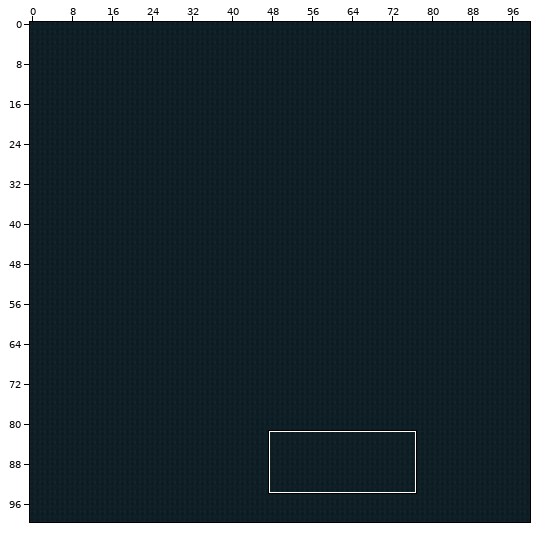
Tiled map (JSON): LostAndDivine.ClientMonoGame/Content/Sectors/3_8.tmj. The picture above shows the old version from afar; the outline marks the close-up.
Close-up. Old version:
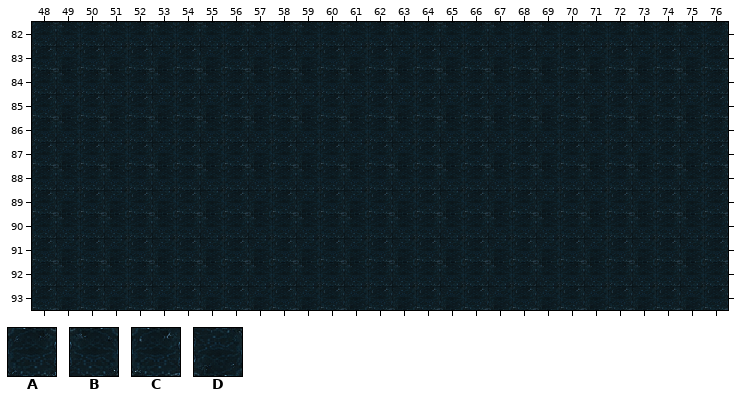
Cells are 64x64 px. Shown: x 48..76, y 82..93. The commit also changed other parts of the map, which this record leaves out.
Key: from "World-Tilemap": A 99, B 100, C 129, D 130.
_ is an empty cell.
Layer "Слой тайлов 1" before, first column x 48:
82 ABABABABABABABABABABABABABABA
83 CDCDCDCDCDCDCDCDCDCDCDCDCDCDC
84 ABABABABABABABABABABABABABABA
85 CDCDCDCDCDCDCDCDCDCDCDCDCDCDC
86 ABABABABABABABABABABABABABABA
87 CDCDCDCDCDCDCDCDCDCDCDCDCDCDC
88 ABABABABABABABABABABABABABABA
89 CDCDCDCDCDCDCDCDCDCDCDCDCDCDC
90 ABABABABABABABABABABABABABABA
91 CDCDCDCDCDCDCDCDCDCDCDCDCDCDC
92 ABABABABABABABABABABABABABABA
93 CDCDCDCDCDCDCDCDCDCDCDCDCDCDC
New version:
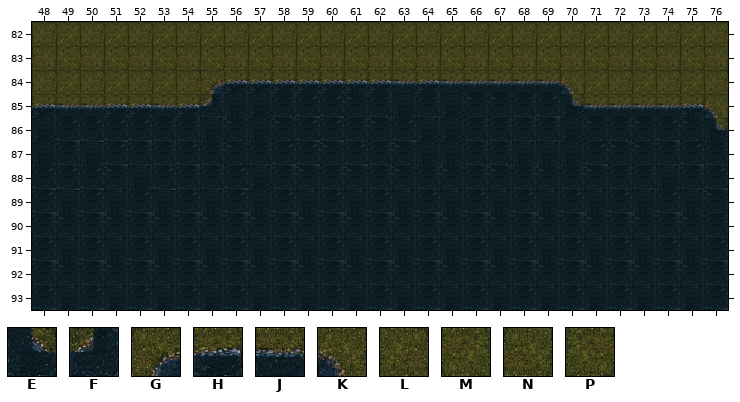
Further tiles: from "World-Tilemap": E 40, F 41, G 68, H 69, J 70, K 71, L 91, M 92, N 121, P 122.
Edits made:
Changed rows in their new state; . is an unchanged cell.
Layer "Слой тайлов 1":
first column x 48:
82 LMLMLMLMLMLMLMLMLMLMLMLMLMLML
83 NPNPNPNPNPNPNPNPNPNPNPNPNPNPN
84 LMLMLMLGHHHHHHHJHJJJJJKMLMLML
85 HJJHHJHFD.AC.BA.A.BBACEJJJJHK
86 DCCCCA.DBDBCCABCDD.A.AD...C.E
87 DADCAA.ABA.CBCABD.AAD.DCBBACA
88 CCC.DC.ACD...............ADAC
89 ............................B
Boxes around the changes in both close-ups, in picture pixels (x1, y1, x2, y2):
changed: (32, 22, 728, 214)
